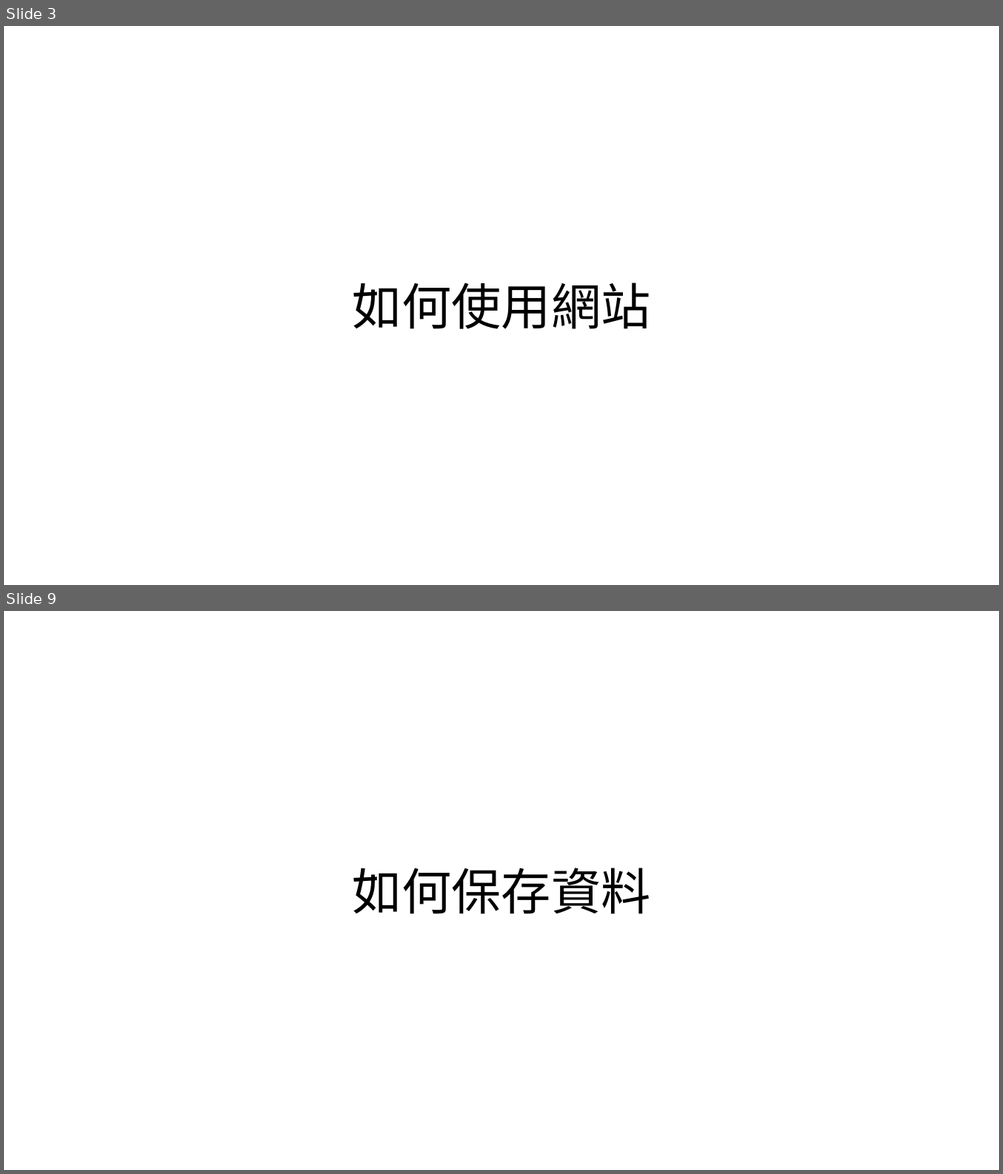
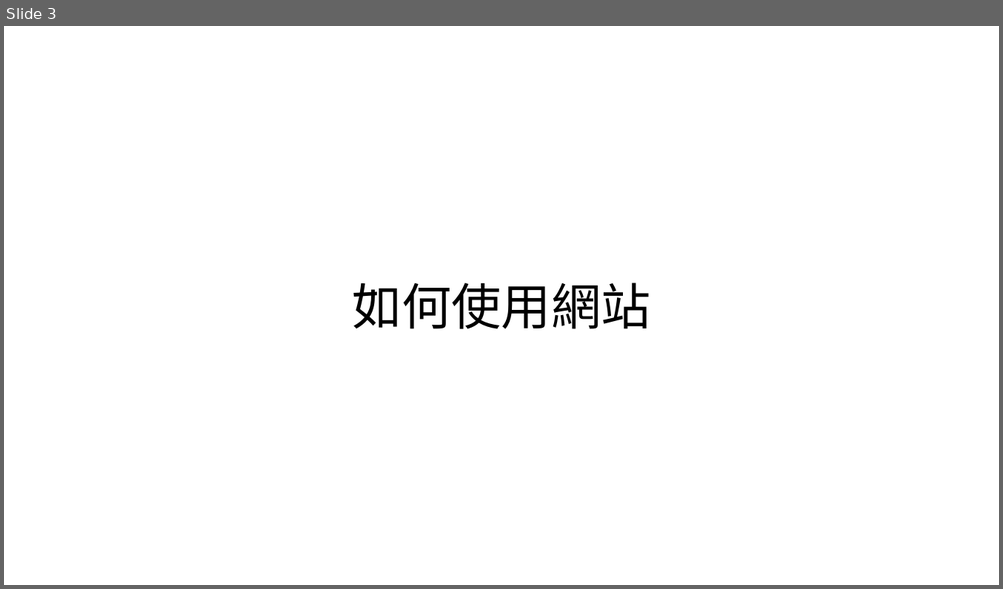
Before and after one commit to Weber0109/final-project, a slide deck: myapp/public/01257003+01257025.pptx. Shown one above the other, each under a label of ours: slides 3 and 9 before the commit, slide 3 after it; the slides between them are not shown. The pictures are 1003x1174 and 1003x589 pixels, drawn with LibreOffice and Linux fonts; fonts in the diff are those of the drawing. Boxes give left, top, right and bottom in pixels: in the first picture for what was removed or moved away, otherwise in the second. Text is boxed around its words. In the diff, an @@ line names an element or a change of style, - is before the commit and + after.

```diff
--- a/myapp/public/01257003+01257025.pptx
+++ b/myapp/public/01257003+01257025.pptx
@@ slide 9 removed at <box>4,611,999,1170</box>, background #FFFFFF @@
@@ title removed at <box>352,868,650,914</box> @@
-如何保存資料
```
Also in this commit, not shown: 7 slides changed, 4 slides added, 1 other slide removed, 3 other files.
